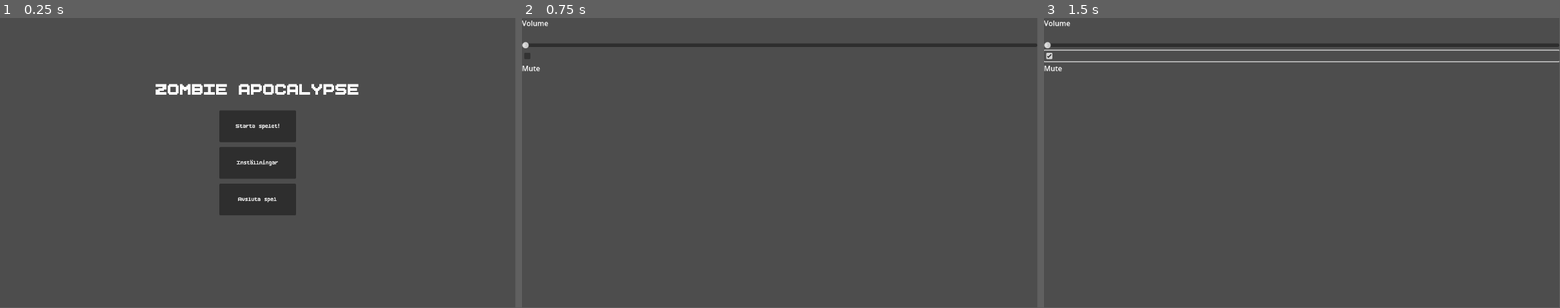
Above: before the commit, frames 1-3 (left to right).
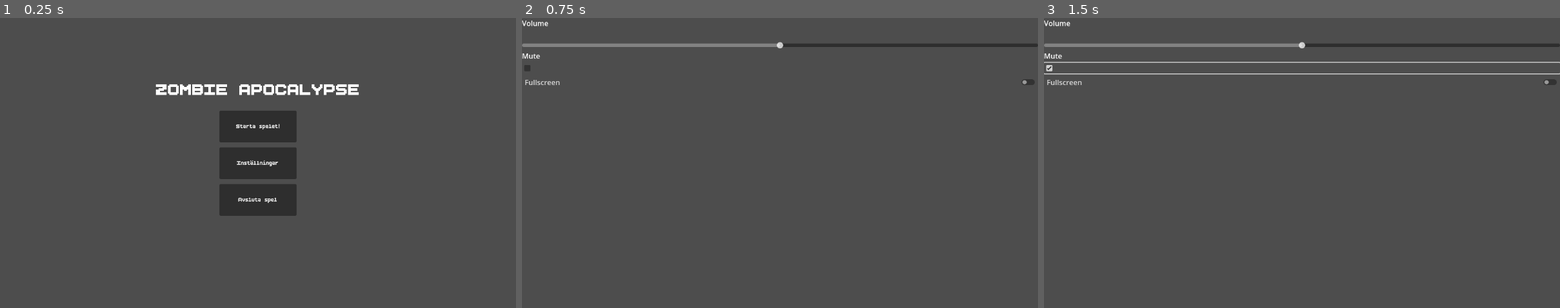
Above: after the commit, the same moments.

Repository: Liamthemannen/Project-2--Spel
Game: Godot game, scene res://Scen/main_menu.tscn
Same seed, same stepped clock (60 frames per second), same inputs: the game is played once before the commit and once after it.
Inputs (mouse positions are in pixels of both pictures, inside the frame that each line leads up to; where the layout moved, square brackets give the same spot in the first picture):
- Up to frame 1 (0.25 s): no input
- Up to frame 2 (0.75 s): click "Inställningar" at 0.5 s
- Up to frame 3 (1.5 s): click (1302, 67) [1302, 55] at 1.25 s
In our replay, the window is 799x449 before the commit and 800x450 after it. These sizes can differ from the game's own. Grey fills any space a smaller window leaves; there, only what the larger window draws over its background counts as a difference.

The runs differ from the first frame. In frame 1, 0.7% of the frame differs, in the area x 30-70%, y 22-69%; in frame 2, 0.9%; in frame 3, 2.4%, in the area x 0-100%, y 8-24%.

Commit message:
Fullscreen_knapp

Diff:
--- a/Scen/settings_menu.tscn
+++ b/Scen/settings_menu.tscn
@@ -29,13 +29,19 @@
 
 [node name="Volume" type="HSlider" parent="MarginContainer/VBoxContainer"]
 layout_mode = 2
-
-[node name="Mute_knapp" type="CheckBox" parent="MarginContainer/VBoxContainer"]
-layout_mode = 2
+value = 50.0
 
 [node name="Mute" type="Label" parent="MarginContainer/VBoxContainer"]
 layout_mode = 2
 text = "Mute"
 
+[node name="Mute_knapp" type="CheckBox" parent="MarginContainer/VBoxContainer"]
+layout_mode = 2
+
+[node name="FullScreenControl" type="CheckButton" parent="MarginContainer/VBoxContainer"]
+layout_mode = 2
+text = "Fullscreen"
+
 [connection signal="value_changed" from="MarginContainer/VBoxContainer/Volume" to="." method="_on_volume_value_changed"]
 [connection signal="toggled" from="MarginContainer/VBoxContainer/Mute_knapp" to="." method="_on_mute_knapp_toggled"]
+[connection signal="toggled" from="MarginContainer/VBoxContainer/FullScreenControl" to="." method="_on_full_screen_control_toggled"]
--- a/project.godot
+++ b/project.godot
@@ -14,6 +14,10 @@
 run/main_scene="uid://b3yh531udnu8j"
 config/features=PackedStringArray("4.5", "Forward Plus")
 config/icon="res://icon.svg"
+
+[display]
+
+window/stretch/mode="viewport"
 
 [input]
 
--- a/settings_menu.gd
+++ b/settings_menu.gd
@@ -7,4 +7,11 @@
 
 
 func _on_mute_knapp_toggled(toggled_on: bool) -> void:
-	AudioServer.set_bus_mute(0, toggled_on)
+	AudioServer.set_bus_mute(0,toggled_on)
+
+
+func _on_full_screen_control_toggled(toggled_on: bool) -> void:
+	if toggled_on == true:
+		DisplayServer.window_set_mode(DisplayServer.WINDOW_MODE_FULLSCREEN)
+	else:
+		DisplayServer.window_set_mode(DisplayServer.WINDOW_MODE_WINDOWED)
